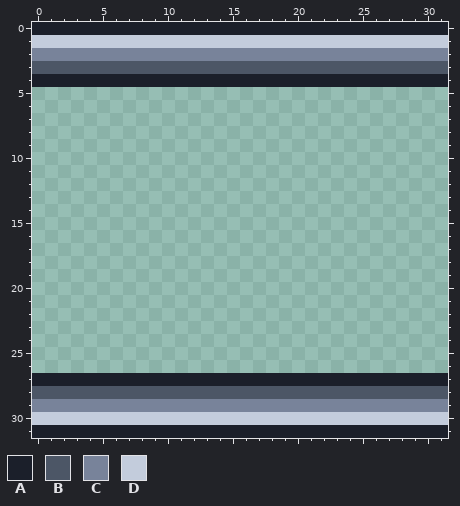
A pixel-art file gets an edit: tiles/halfwall_ns.aseprite. Above: the version before the commit.
32x32 pixels, 1 frame.
Palette (. is transparent): A #1b1f2a  B #4c5666  C #78839a  D #c3ccdc
Once edited:
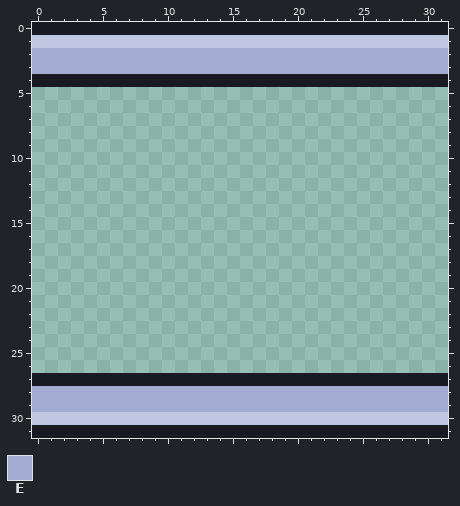
Colours new in this view: E #a3abd2
From old to new:
@@ palette @@
-A #1b1f2a
+A #191922
-D #c3ccdc
+D #bfc6e2
--- layers "ink", "flat"
@@ x 0..31 @@
  1 DDDDDDDDDDDDDDDDDDDDDDDDDDDDDDDD
- 2 CCCCCCCCCCCCCCCCCCCCCCCCCCCCCCCC
- 3 BBBBBBBBBBBBBBBBBBBBBBBBBBBBBBBB
+ 2 EEEEEEEEEEEEEEEEEEEEEEEEEEEEEEEE
+ 3 EEEEEEEEEEEEEEEEEEEEEEEEEEEEEEEE
  4 AAAAAAAAAAAAAAAAAAAAAAAAAAAAAAAA
@@ x 0..31 @@
 27 AAAAAAAAAAAAAAAAAAAAAAAAAAAAAAAA
-28 BBBBBBBBBBBBBBBBBBBBBBBBBBBBBBBB
-29 CCCCCCCCCCCCCCCCCCCCCCCCCCCCCCCC
+28 EEEEEEEEEEEEEEEEEEEEEEEEEEEEEEEE
+29 EEEEEEEEEEEEEEEEEEEEEEEEEEEEEEEE
 30 DDDDDDDDDDDDDDDDDDDDDDDDDDDDDDDD
Changed places in both pictures, as pixel boxes (x1, y1, x2, y2):
changed: (32, 22, 448, 87)
changed: (32, 373, 448, 438)
